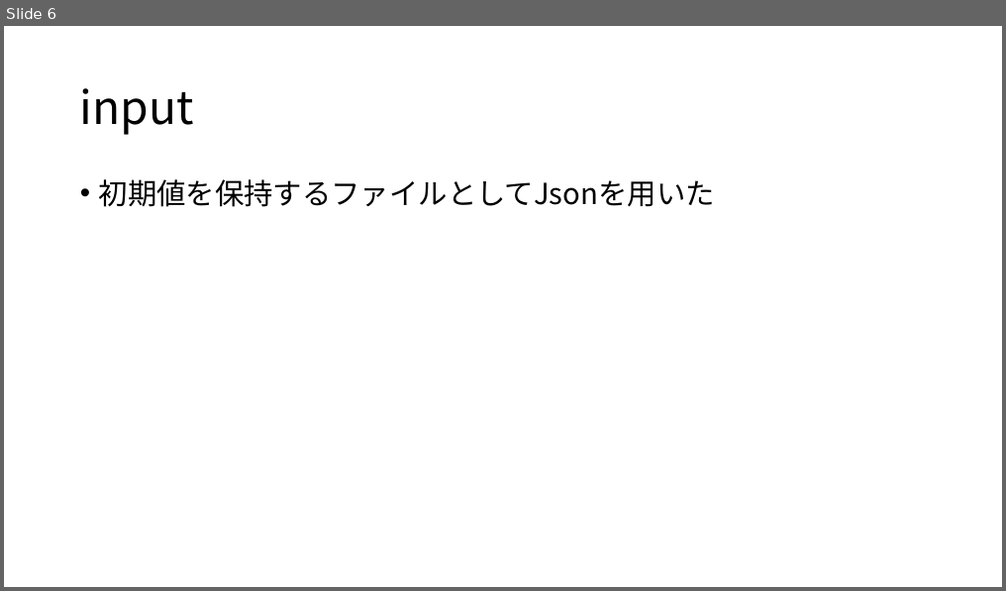
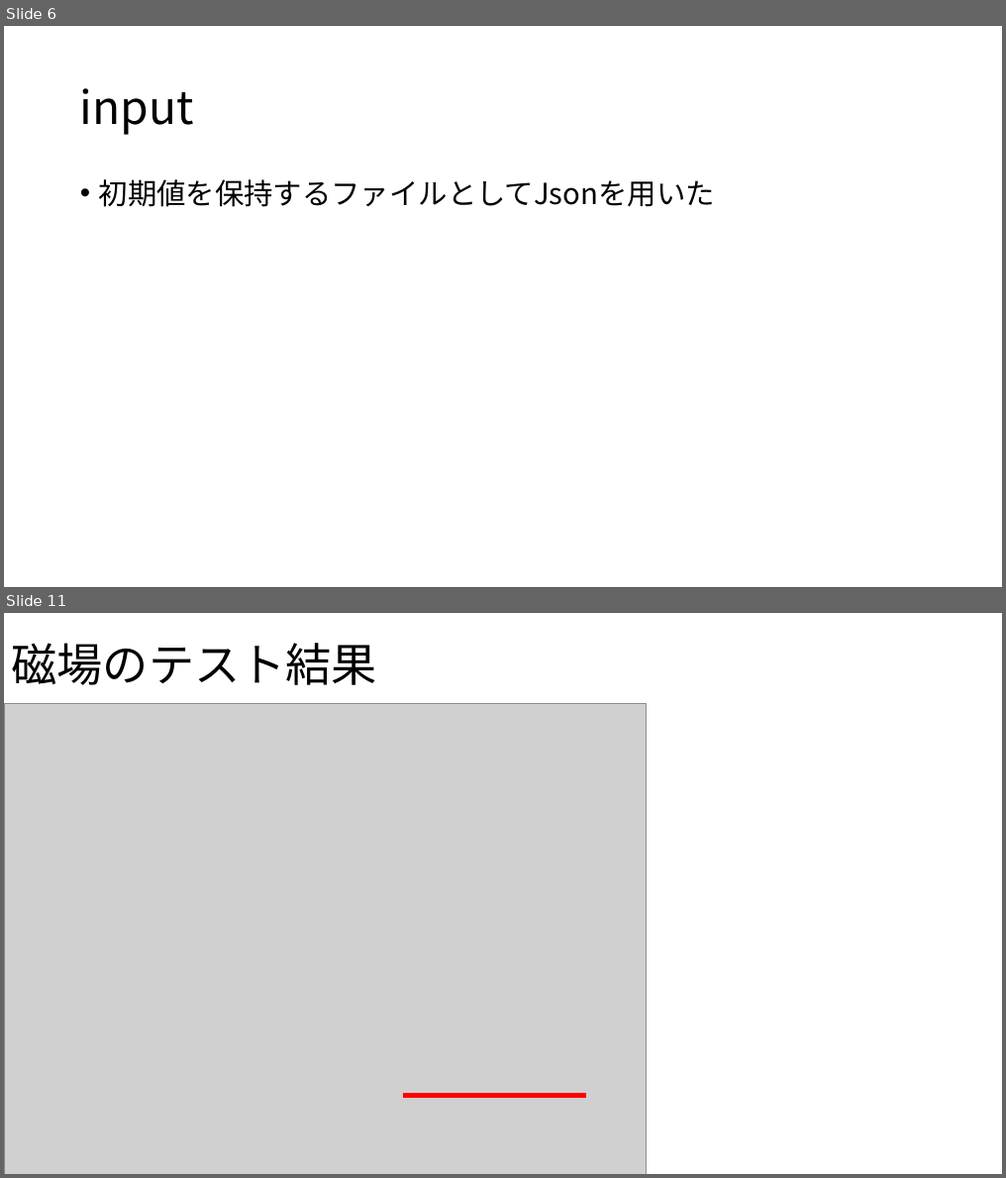
Before and after one commit to Takeuchi-yuya/Ksimulation, a slide deck: docs/中間発表.pptx. Shown one above the other, each under a label of ours: slide 6 before the commit, slides 6 and 11 after it; the slides between them are not shown. The pictures are 1006x591 and 1006x1178 pixels, drawn with LibreOffice and Linux fonts; fonts in the diff are those of the drawing; grey boxes stand for pictures. Boxes give left, top, right and bottom in pixels: in the first picture for what was removed or moved away, otherwise in the second. Text is boxed around its words. In the diff, an @@ line names an element or a change of style, - is before the commit and + after.

```diff
--- a/docs/中間発表.pptx
+++ b/docs/中間発表.pptx
@@ slide 11 added at [4, 613, 1002, 1174], background #FFFFFF @@
@@ title added at [12, 643, 378, 685], 44 pt, text #000000 @@
+磁場のテスト結果
@@ picture added at [4, 703, 646, 1174] @@
@@ line added from (403, 1096) to (586, 1096), #FF0000 4.5 pt @@
```
Also in this commit, not shown: 4 slides changed, 6 other slides added, 2 slides removed, 3 other files.
